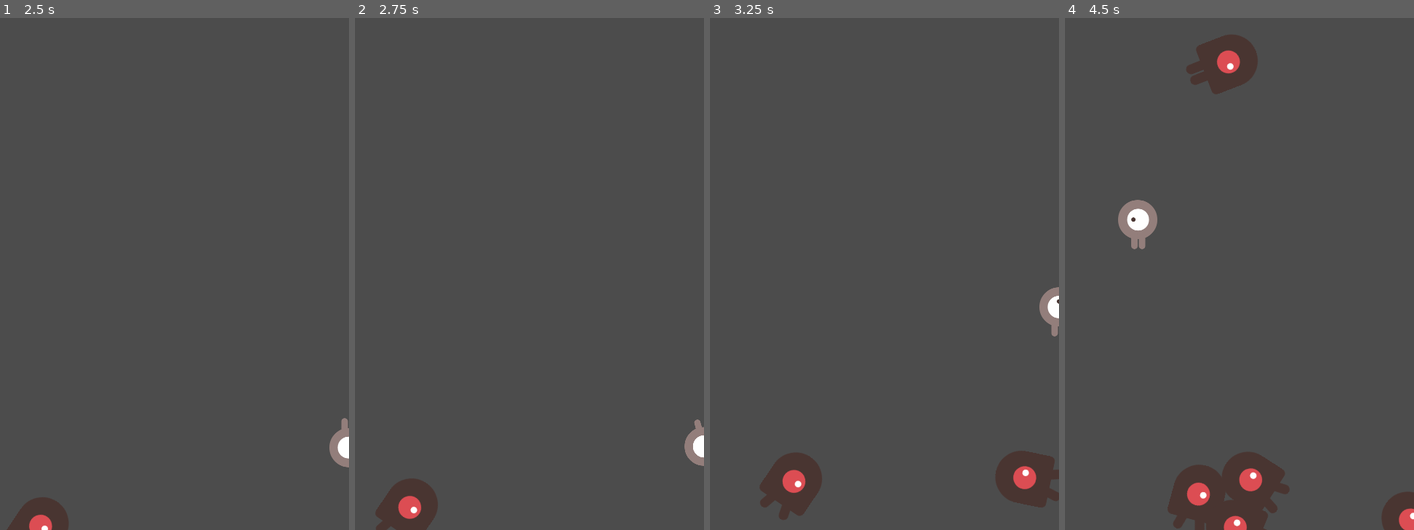
Above: before the commit, frames 1-4 (left to right).
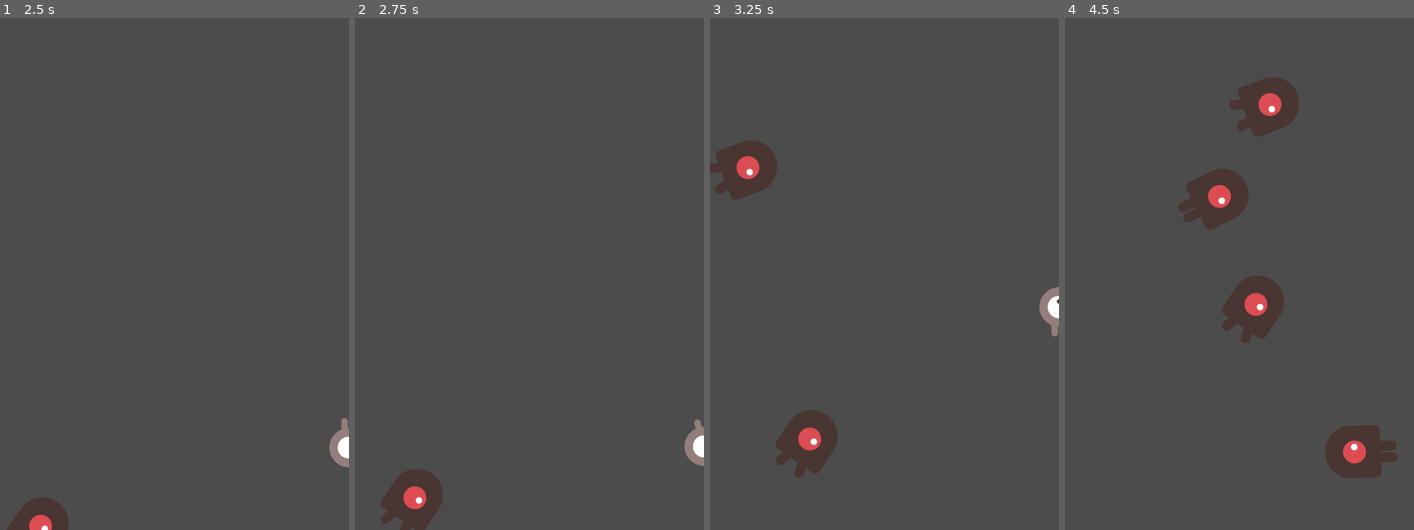
Above: after the commit, the same moments.

Repository: Gremyo/godot-dodger
Game: Godot game, scene res://Scenes/Main.tscn
Same seed, same stepped clock (60 frames per second), same inputs: the game is played once before the commit and once after it.
Inputs:
- Up to frame 1 (2.5 s): tap Enter at 0.5 s; hold D (player_move_right) 0.53-1.28 s; hold S (player_move_down) 1.28-2.03 s; hold D (player_move_right) from 2.03 s (still down)
- Up to frame 2 (2.75 s): keep holding D (player_move_right)
- Up to frame 3 (3.25 s): release D (player_move_right) at 2.78 s; hold W (player_move_up) from 2.78 s (still down)
- Up to frame 4 (4.5 s): release W (player_move_up) at 3.53 s; hold A (player_move_left) from 3.53 s (still down)

Frame 1 is identical in both runs. In frame 2, 0.8% of the frame differs, in the area x 6-26%, y 88-100%; in frame 3, 5.6%; in frame 4, 13%, in the area x 15-100%, y 3-100%.

Commit message:
Decoupled enemy behavior from main script

Diff:
--- a/Scenes/EnemyScenes/BasicEnemy.tscn
+++ b/Scenes/EnemyScenes/BasicEnemy.tscn
@@ -17,6 +17,8 @@
 height = 6.85066
 
 [node name="BasicEnemy" type="RigidBody2D"]
+collision_mask = 0
+gravity_scale = 0.0
 script = ExtResource( 3 )
 
 [node name="AnimatedSprite" type="AnimatedSprite" parent="."]
--- a/Scenes/MobScenes.tscn
+++ b/Scenes/MobScenes.tscn
@@ -1,6 +1,6 @@
 [gd_scene load_steps=2 format=2]
 
-[ext_resource path="res://MobScenes.gd" type="Script" id=2]
+[ext_resource path="res://Scripts/MobScenes.gd" type="Script" id=2]
 
 [node name="MobScenes" type="Node"]
 script = ExtResource( 2 )
--- a/Scripts/BasicEnemy.gd
+++ b/Scripts/BasicEnemy.gd
@@ -1,9 +1,13 @@
 extends RigidBody2D
 
+var direction
+var velocity = Vector2(rand_range(150.0, 250.0), 0.0)
 
 func _ready():
 	$AnimatedSprite.animation = "walk"
 	$AnimatedSprite.playing = true
+	rotation = direction
+	linear_velocity = velocity.rotated(direction)
 
 
 func _on_VisibilityNotifier2D_screen_exited():
--- a/Scripts/Main.gd
+++ b/Scripts/Main.gd
@@ -28,19 +28,7 @@
 
 	# Create a Mob instance and add it to the scene.
 	var mob = $MobScenes.get_mob(0).instance()
-	print(mob)
+	mob.position = mob_spawn_location.position
+	mob.direction = mob_spawn_location.rotation + PI / 2
+	mob.direction += rand_range(-PI / 4, PI / 4)
 	add_child(mob)
-
-	# Set the mob's direction perpendicular to the path direction.
-	var direction = mob_spawn_location.rotation + PI / 2
-
-	# Set the mob's position to a random location.
-	mob.position = mob_spawn_location.position
-
-	# Add some randomness to the direction.
-	direction += rand_range(-PI / 4, PI / 4)
-	mob.rotation = direction
-
-	# Choose the velocity.
-	var velocity = Vector2(rand_range(150.0, 250.0), 0.0)
-	mob.linear_velocity = velocity.rotated(direction)
Renamed: MobScenes.gd -> Scripts/MobScenes.gd
